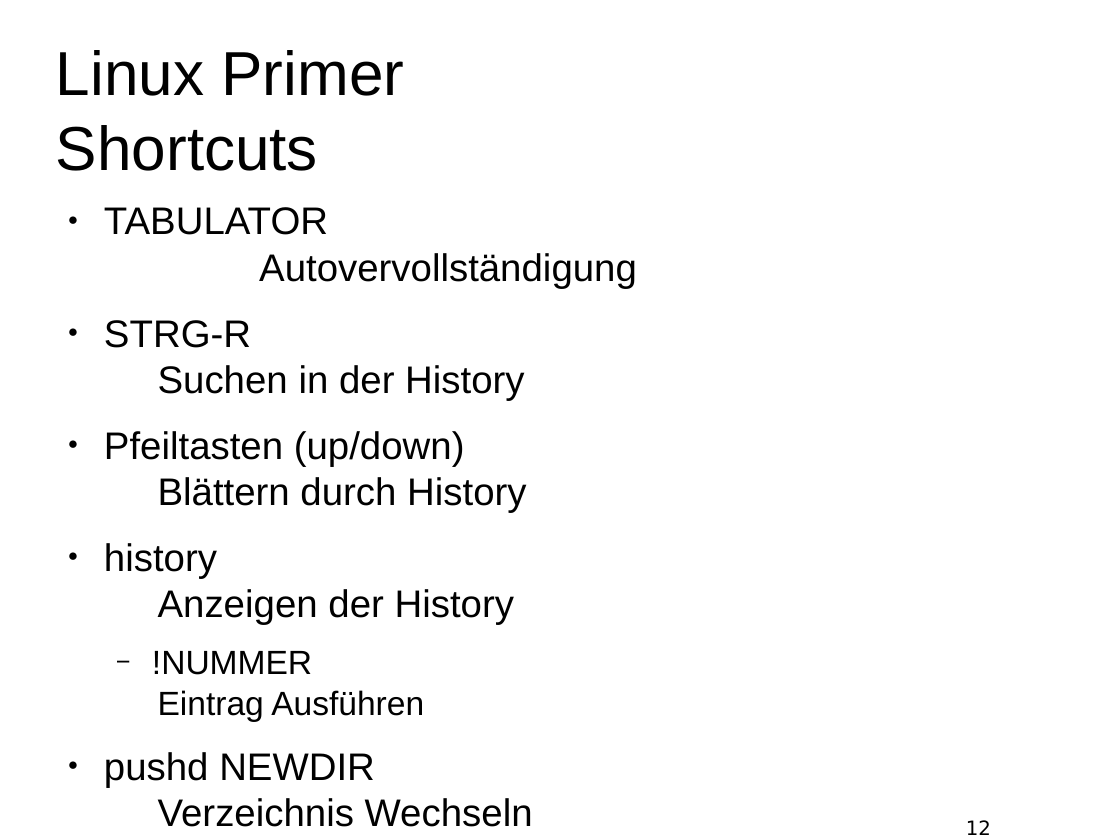
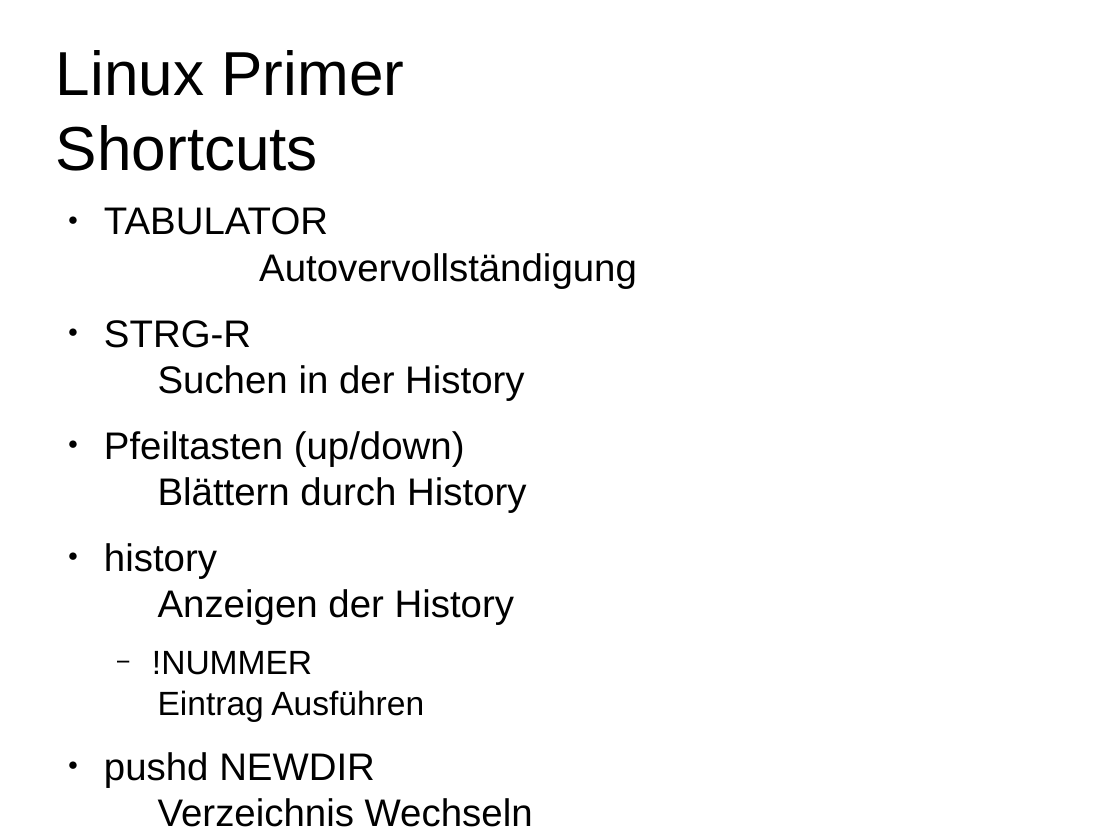
Before and after one commit to t-hofmann/digitale-medien-ws2018, a slide deck: slide 12 of Webtechnologien.odp. Drawn at 1120x840 pixels with LibreOffice and Linux fonts; fonts in the diff are those of the drawing; background and template pictures are left out. Boxes give left, top, right and bottom in pixels: in the first picture for what was removed or moved away, otherwise in the second. Text is boxed around its words. In the diff, an @@ line names an element or a change of style, - is before the commit and + after.

```diff
--- a/Webtechnologien.odp
+++ b/Webtechnologien.odp
@@ page number removed at (966,820,991,835) @@
-12
```
Also in this commit, not shown: 19 other slides changed, 1 other file.
